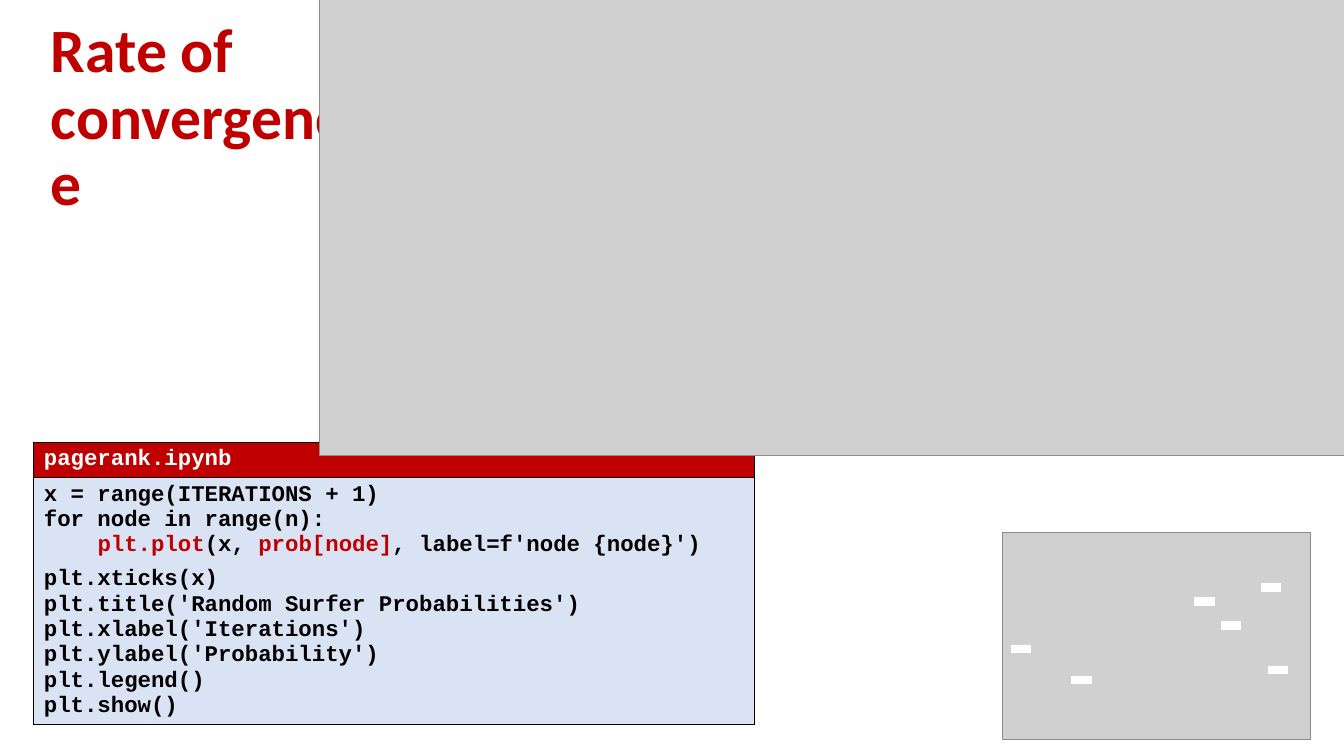
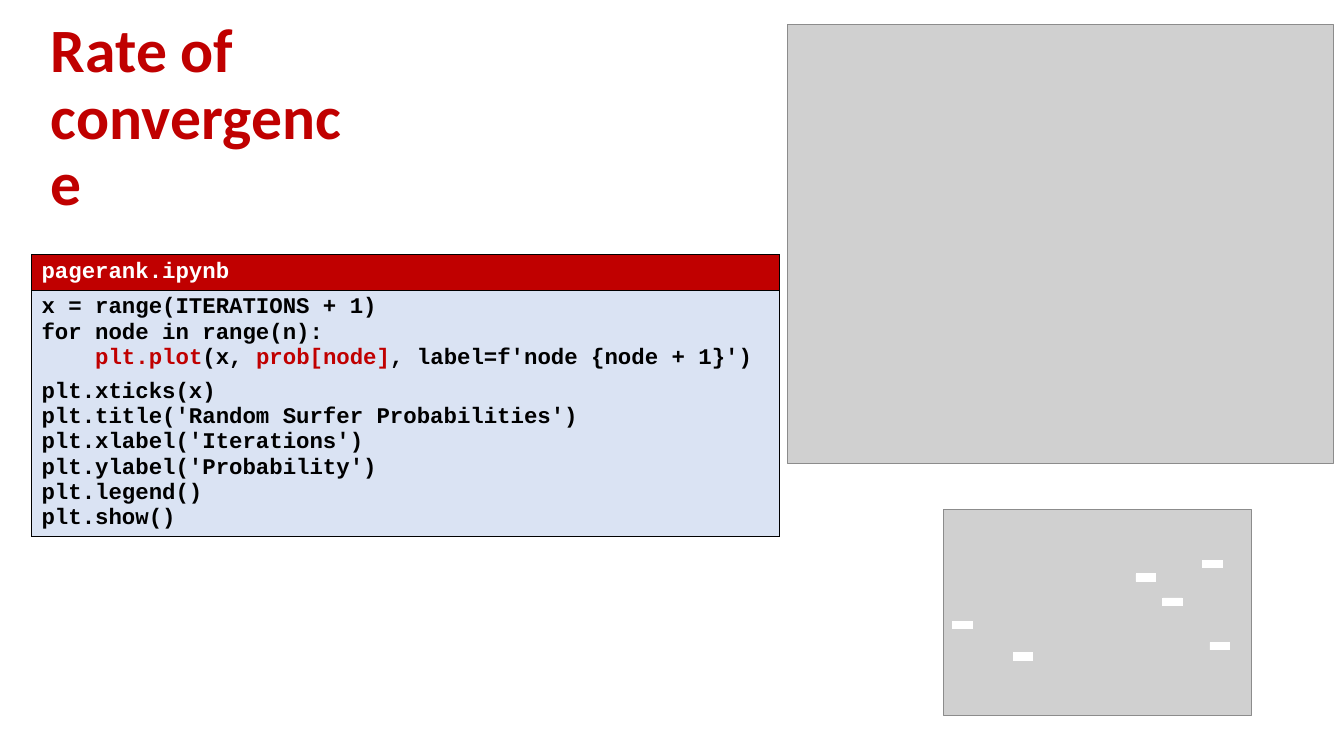
Before and after one commit to gsbrodal/gsbrodal.github.io, a slide deck: slide 12 of ipsa/slides/linear_programming.pptx. Drawn at 1344x756 pixels with LibreOffice and Linux fonts; fonts in the diff are those of the drawing; grey boxes stand for pictures. Boxes give left, top, right and bottom in pixels: in the first picture for what was removed or moved away, otherwise in the second. Text is boxed around its words. In the diff, an @@ line names an element or a change of style, - is before the commit and + after.

```diff
--- a/ipsa/slides/linear_programming.pptx
+++ b/ipsa/slides/linear_programming.pptx
@@ picture removed at [320, 0, 1344, 456] @@
@@ picture added at [787, 25, 1334, 464] @@
@@ table at [31, 254, 779, 552] @@
-row 2, column 1: x = range(ITERATIONS + 1) / for node in range(n): / plt.plot(x, prob[node], label=f'node {node}') / plt.xticks(x) / plt.title('Random Surfer Probabilities') / plt.xlabel('Iterations') / plt.ylabel('Probability') / plt.legend() / plt.show()
+row 2, column 1: x = range(ITERATIONS + 1) / for node in range(n): / plt.plot(x, prob[node], label=f'node {node + 1}') / plt.xticks(x) / plt.title('Random Surfer Probabilities') / plt.xlabel('Iterations') / plt.ylabel('Probability') / plt.legend() / plt.show()
@@ table: place and size @@
-table at [34, 443, 755, 740]
+table at [31, 254, 779, 552]
@@ 6 rectangles, 1 picture: place and size @@
-6 rectangles, 1 picture at [1002, 533, 1310, 740]
+6 rectangles, 1 picture at [944, 509, 1251, 716]
```
Also in this commit, not shown: 15 other slides changed, 3 slides added, 1 slide removed, 4 other files.
